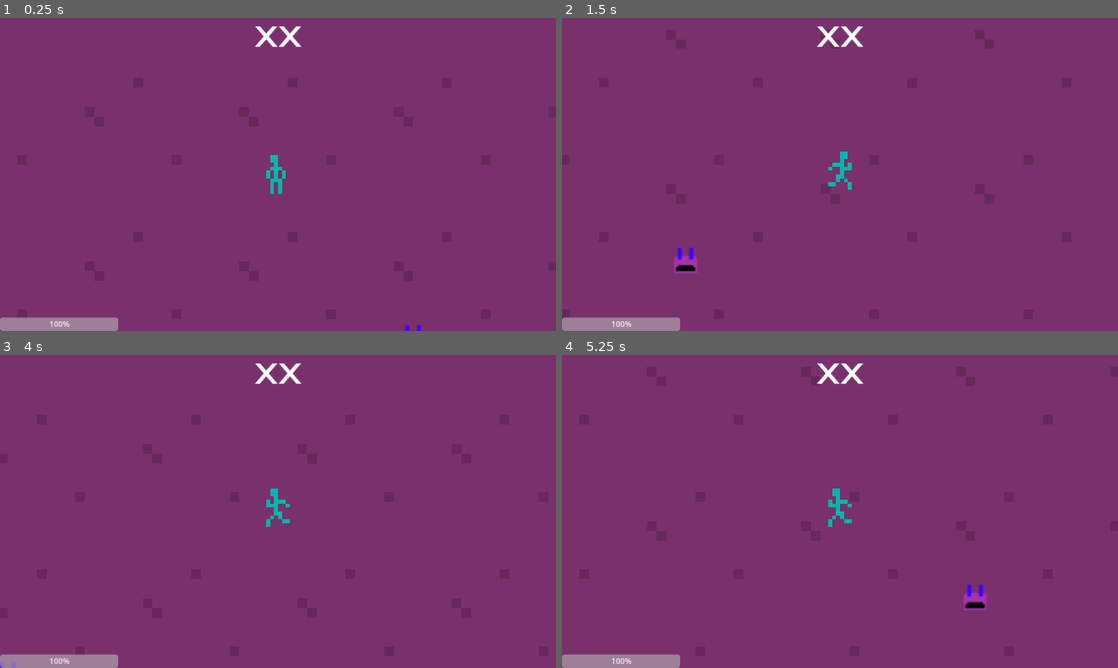
Above: before the commit, frames 1-4 (two rows, left to right).
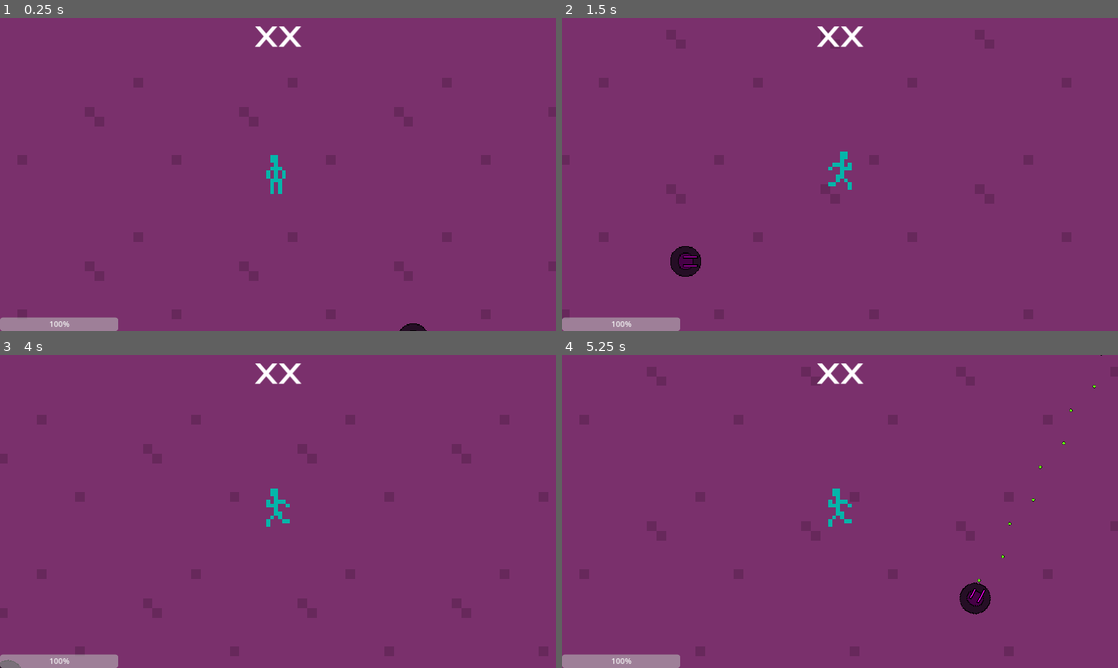
Above: after the commit, the same moments.

Repository: Shmupette/ChristmasProject
Game: Godot game, scene res://scenes/main_scene.tscn
Two runs of this game, one before a commit and one after it. Both use one fixed random seed, a clock stepped at 60 frames per second and the inputs below.
Inputs:
- Up to frame 1 (0.25 s): no input
- Up to frame 2 (1.5 s): tap Enter at 0.5 s; hold D (right) 0.53-1.28 s; hold S (down) from 1.28 s (still down)
- Up to frame 3 (4 s): release S (down) at 2.03 s; hold D (right) 2.03-2.78 s; hold W (up) 2.78-3.53 s; hold A (left) from 3.53 s (still down)
- Up to frame 4 (5.25 s): release A (left) at 5.03 s; hold S (down) from 5.03 s (still down)

The runs differ from the first frame. In frame 1, less than 0.1% of the frame differs, in the area x 71-77%, y 97-100%; in frame 2, 0.4%; in frame 3, less than 0.1%; in frame 4, 0.5%, in the area x 71-98%, y 0-83%.

Commit message:
turret graphics

Diff:
--- a/scenes/bullet.tscn
+++ b/scenes/bullet.tscn
@@ -7,7 +7,7 @@
 radius = 8.06226
 
 [node name="Bullet" type="Area2D"]
-scale = Vector2(0.1, 0.1)
+scale = Vector2(0.025, 0.025)
 script = ExtResource("1_s2ywp")
 
 [node name="Sprite2D" type="Sprite2D" parent="."]
--- a/scenes/turret.tscn
+++ b/scenes/turret.tscn
@@ -30,15 +30,47 @@
 tracks/0/interp = 1
 tracks/0/loop_wrap = true
 tracks/0/keys = {
-"times": PackedFloat32Array(0, 0.4),
-"transitions": PackedFloat32Array(1, 1),
+"times": PackedFloat32Array(0, 0.4, 0.8),
+"transitions": PackedFloat32Array(1, 1, 1),
 "update": 1,
-"values": [0, 1]
+"values": [0, 1, 2]
+}
+
+[sub_resource type="Animation" id="Animation_cuuxh"]
+resource_name = "Left"
+tracks/0/type = "value"
+tracks/0/imported = false
+tracks/0/enabled = true
+tracks/0/path = NodePath(".:frame")
+tracks/0/interp = 1
+tracks/0/loop_wrap = true
+tracks/0/keys = {
+"times": PackedFloat32Array(0),
+"transitions": PackedFloat32Array(1),
+"update": 1,
+"values": [1]
+}
+
+[sub_resource type="Animation" id="Animation_0rnxi"]
+resource_name = "Right"
+tracks/0/type = "value"
+tracks/0/imported = false
+tracks/0/enabled = true
+tracks/0/path = NodePath(".:frame")
+tracks/0/interp = 1
+tracks/0/loop_wrap = true
+tracks/0/keys = {
+"times": PackedFloat32Array(0),
+"transitions": PackedFloat32Array(1),
+"update": 1,
+"values": [2]
 }
 
 [sub_resource type="AnimationLibrary" id="AnimationLibrary_ym8vk"]
 _data = {
+"Left": SubResource("Animation_cuuxh"),
 "RESET": SubResource("Animation_gc7yp"),
+"Right": SubResource("Animation_0rnxi"),
 "attack": SubResource("Animation_6qvbd")
 }
 
@@ -47,12 +79,16 @@
 script = ExtResource("2_0byd1")
 
 [node name="CollisionShape2D" type="CollisionShape2D" parent="."]
-position = Vector2(0, -0.5)
+position = Vector2(-1.90735e-06, -4.76837e-07)
 shape = SubResource("RectangleShape2D_23ul5")
 
 [node name="Sprite2D" type="Sprite2D" parent="."]
-position = Vector2(1, -1)
+texture_filter = 1
+position = Vector2(-1.42109e-15, 2.98023e-08)
+rotation = 1.5708
+scale = Vector2(0.5, 0.5)
 texture = ExtResource("1_4vjlj")
+hframes = 2
 vframes = 2
 
 [node name="AnimationPlayer" type="AnimationPlayer" parent="Sprite2D"]
@@ -61,4 +97,12 @@
 }
 
 [node name="attackTimer" type="Timer" parent="."]
+wait_time = 0.1
 one_shot = true
+
+[node name="Left" type="Marker2D" parent="."]
+position = Vector2(5, -2.5)
+
+[node name="Right" type="Marker2D" parent="."]
+position = Vector2(5, 2.5)
+scale = Vector2(1, 1)
--- a/scripts/bullet.gd
+++ b/scripts/bullet.gd
@@ -1,7 +1,7 @@
 extends Area2D
 
 var target = null
-var damage = 10
+var damage = 1
 # Called when the node enters the scene tree for the first time.
 func _ready():
 	pass # Replace with function body.
@@ -10,7 +10,7 @@
 # Called every frame. 'delta' is the elapsed time since the previous frame.
 func _physics_process(delta):
 	if position != null and target != null:
-		position = position.move_toward(Vector2(target.position), delta * 50)
+		position = position.move_toward(Vector2(target.position), delta * 25)
 		if position.distance_to(target.position) < 4:
 			target.takeDamage(damage)
 			queue_free()
--- a/scripts/enemy.gd
+++ b/scripts/enemy.gd
@@ -5,7 +5,7 @@
 @onready var animation_player = $Sprite2D/AnimationPlayer
 
 var protag = null
-var movementSpeed = 500
+var movementSpeed = 50
 var health = 10
 
 # Called when the node enters the scene tree for the first time.
--- a/scripts/turret.gd
+++ b/scripts/turret.gd
@@ -1,9 +1,13 @@
 extends Node2D
 const BULLET = preload("res://scenes/bullet.tscn")
 @onready var attackTimer = $attackTimer
+@onready var animation_player = $Sprite2D/AnimationPlayer
+@onready var right = $Right
+@onready var left = $Left
 
 var damage = 1
-var turrentRange = 500
+var turrentRange = 5000000000
+var turrentNum = 0
 
 # Called when the node enters the scene tree for the first time.
 func _ready():
@@ -14,10 +18,19 @@
 func _process(delta):
 	if attackTimer.is_stopped() and targetFinder() != null:
 		attackTimer.start()
+		animation_player.play("attack")
 		var bullet: Node2D = BULLET.instantiate()
 		get_tree().current_scene.add_child(bullet)
-		bullet.global_position = global_position
 		bullet.target = targetFinder()
+		if turrentNum == 0:
+			bullet.global_position = Vector2(left.global_position)
+			turrentNum = 1
+			animation_player.play("Left")
+		else:
+			bullet.global_position = Vector2(right.global_position)
+			turrentNum = 0
+			animation_player.play("Right")
+
 	pass
 
 func _physics_process(delta):
Not shown: 1 places in scenes/turret.tscn that only renumber resources
Binary file changed: sprites/turret.png
